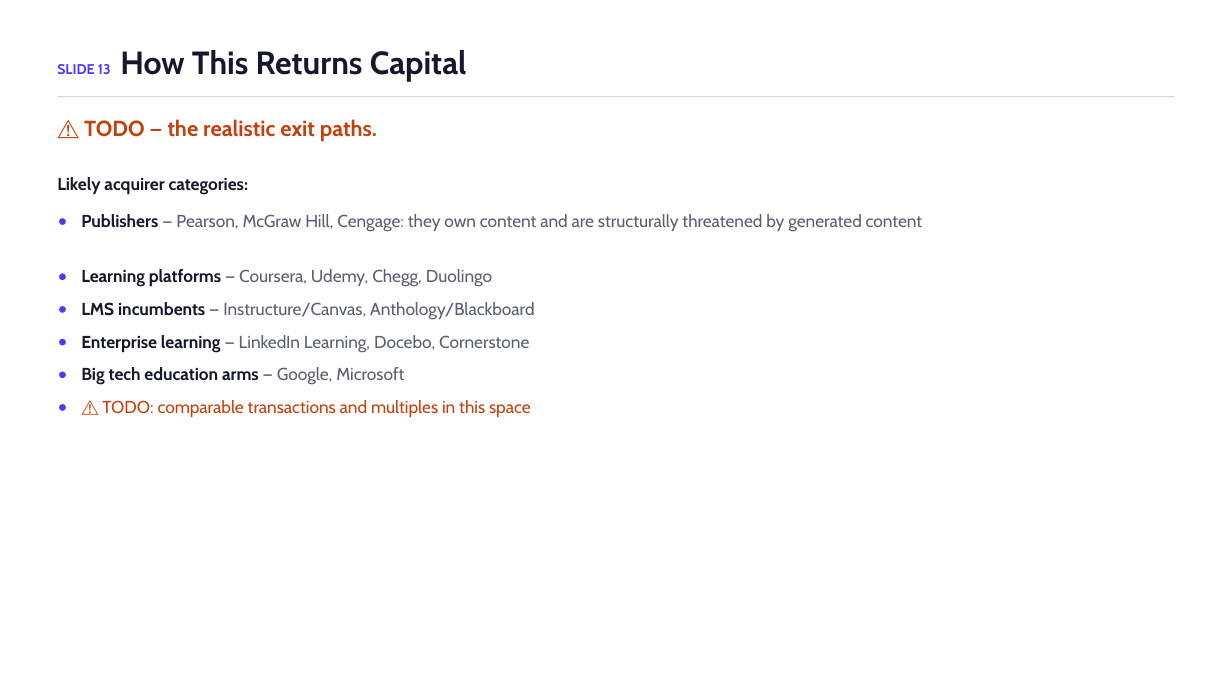
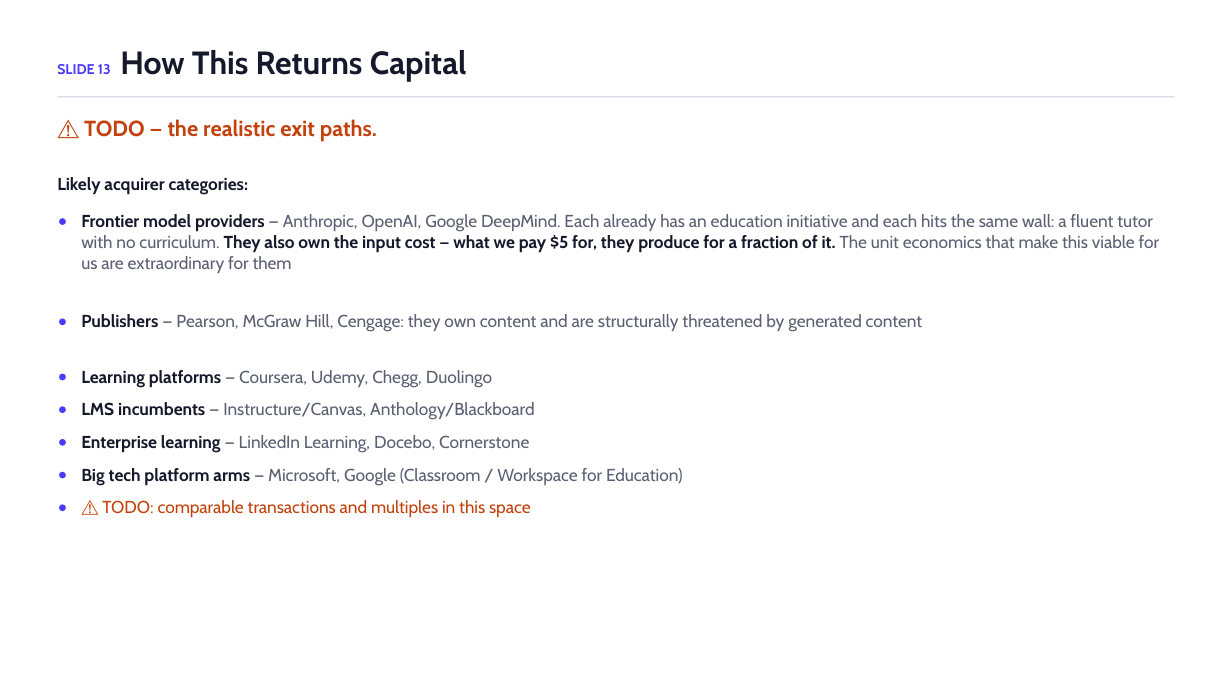
Before and after one commit to ChuckIrvine/qlaudia, a slide deck: slide 15 of pitch_deck/qlaudia_pitch_deck.pptx (slide 14 before the commit). Drawn at 1232x693 pixels with LibreOffice and Linux fonts; fonts in the diff are those of the drawing. Boxes give left, top, right and bottom in pixels: in the first picture for what was removed or moved away, otherwise in the second. Text is boxed around its words. In the diff, an @@ line names an element or a change of style, - is before the commit and + after.

```diff
--- a/pitch_deck/qlaudia_pitch_deck.pptx
+++ b/pitch_deck/qlaudia_pitch_deck.pptx
@@ text added at (81,214,1160,273), 13.5 pt, text #5A6072 @@
+Frontier model providers — Anthropic, OpenAI, Google DeepMind. Each already has an education initiative and each hits the same wall: a fluent tutor with no curriculum. They also own the input cost — what we pay $5 for, they produce for a fraction of it. The unit economics that make this viable for us are extraordinary for them
@@ ellipse: place and size @@
-ellipse at (59,274,66,280)
+ellipse at (59,319,66,325)
@@ ellipse: place and size @@
-ellipse at (59,306,66,312)
+ellipse at (59,373,66,380)
@@ text removed at (81,367,404,385) @@
-Big tech education arms — Google, Microsoft
@@ ellipse: place and size @@
-ellipse at (59,339,66,346)
+ellipse at (59,407,66,413)
@@ ellipse: place and size @@
-ellipse at (59,372,66,378)
+ellipse at (59,439,66,445)
@@ 5 texts: place and size @@
-5 texts at (81,214,923,418)
+5 texts at (81,314,923,518)
@@ ellipse: place and size @@
-ellipse at (59,404,66,410)
+ellipse at (59,472,66,479)
@@ text added at (81,468,682,485), 13.5 pt, text #5A6072 @@
+Big tech platform arms — Microsoft, Google (Classroom / Workspace for Education)
@@ ellipse added at (59,505,66,511), fill #4A3AFF @@
```
Also in this commit, not shown: 5 other slides changed, 5 slides added, 2 slides removed, 2 other files.
